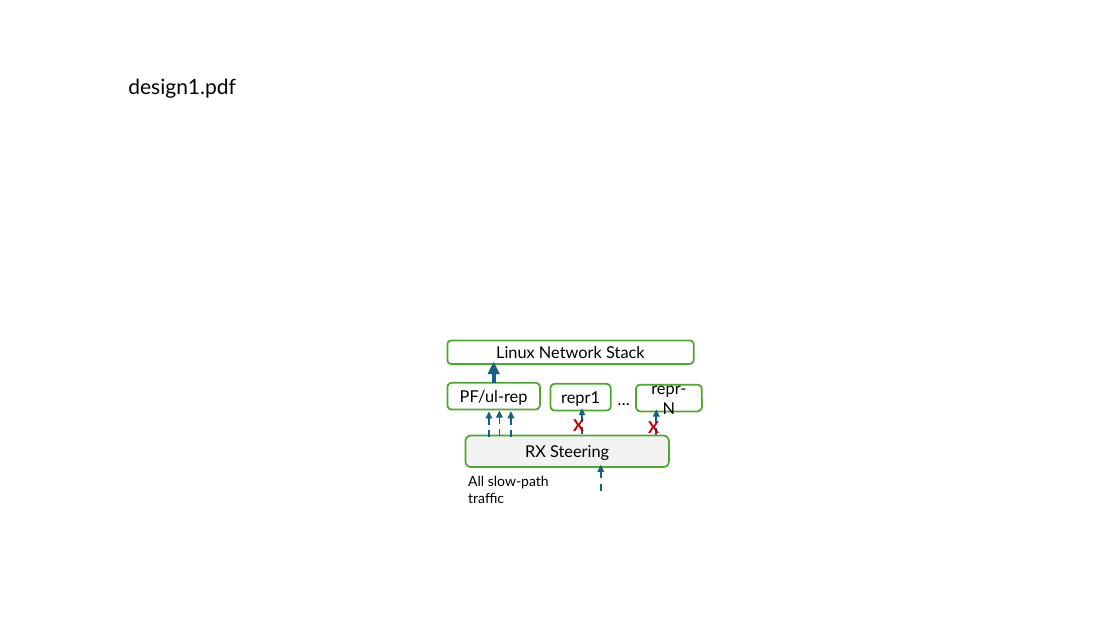
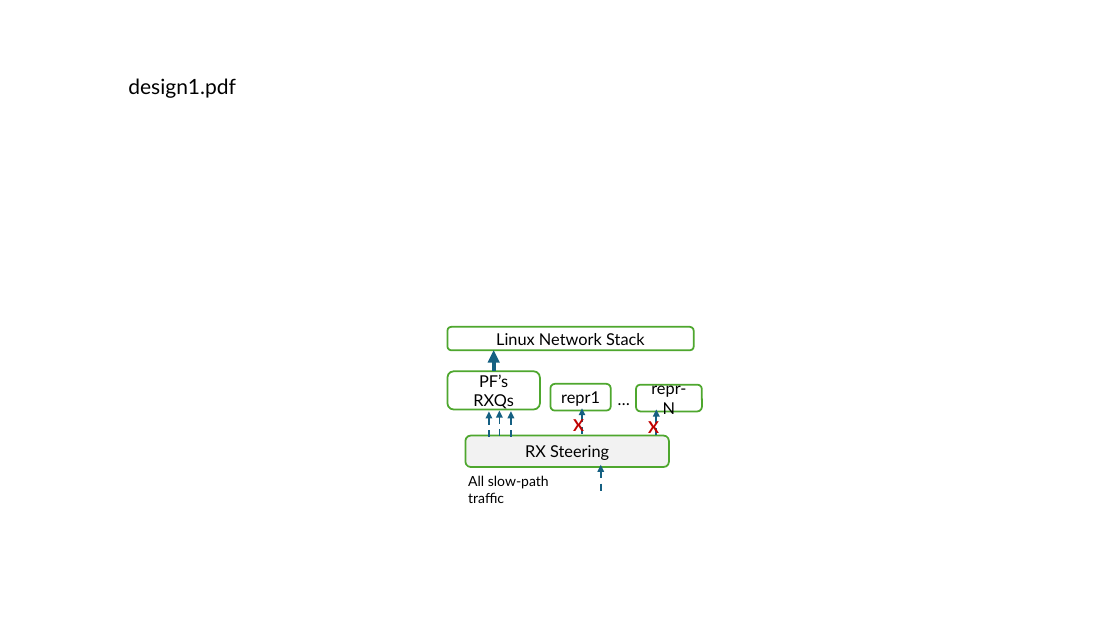
Before and after one commit to williamtu/netdevconf18-sharedmem, a slide deck: slide 4 of netdevconf0x18-sharedmem.pptx. Drawn at 1120x630 pixels with LibreOffice and Linux fonts; fonts in the diff are those of the drawing. Boxes give left, top, right and bottom in pixels: in the first picture for what was removed or moved away, otherwise in the second. Text is boxed around its words. In the diff, an @@ line names an element or a change of style, - is before the commit and + after.

```diff
--- a/netdevconf0x18-sharedmem.pptx
+++ b/netdevconf0x18-sharedmem.pptx
@@ rounded rectangle "Linux Network Stack": place and size @@
-rounded rectangle "Linux Network Stack" at [448,340,694,364]
+rounded rectangle "Linux Network Stack" at [448,327,694,350]
@@ arrow moved from (494, 362) - (494, 383) to (494, 350) - (494, 371) @@
@@ rounded rectangle "PF’s": place and size @@
-rounded rectangle "PF’s" at [448,383,540,410]
+rounded rectangle "PF’s" at [448,371,540,410]
@@ text in rounded rectangle at [473,374,513,411]: text changed @@
-PF/ul-rep
+PF’s
+RXQs
```
Also in this commit, not shown: 1 other file.
